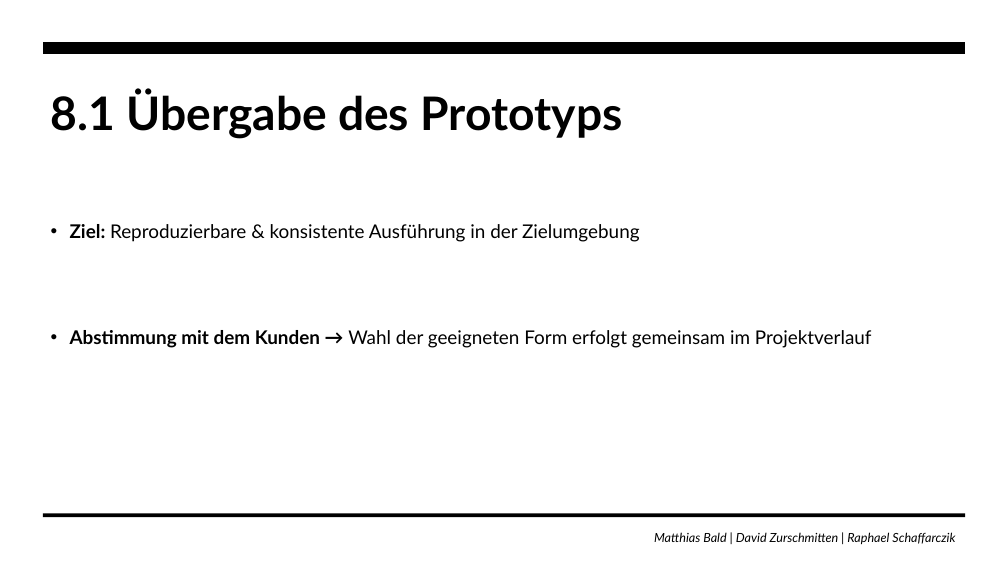
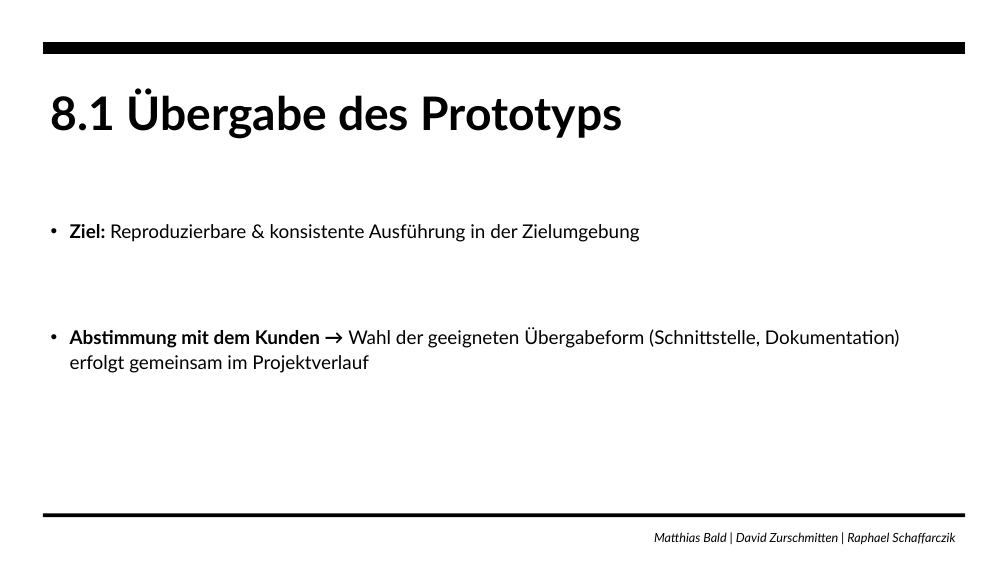
Before and after one commit to zurdavid/projektpraktikum-datascience, a slide deck: slide 36 of Präsentation_Bald.pptx (slide 33 before the commit). Drawn at 1008x567 pixels with LibreOffice and Linux fonts; fonts in the diff are those of the drawing; background and template pictures are left out. Boxes give left, top, right and bottom in pixels: in the first picture for what was removed or moved away, otherwise in the second. Text is boxed around its words. In the diff, an @@ line names an element or a change of style, - is before the commit and + after.

```diff
--- a/Präsentation_Bald.pptx
+++ b/Präsentation_Bald.pptx
@@ text at box(70, 328, 900, 373): text changed @@
-• Abstimmung mit dem Kunden → Wahl der geeigneten Form erfolgt gemeinsam im Projektverlauf
+• Abstimmung mit dem Kunden → Wahl der geeigneten Übergabeform (Schnittstelle, Dokumentation) erfolgt gemeinsam im Projektverlauf
```
Also in this commit, not shown: 8 other slides changed, 3 slides added.
